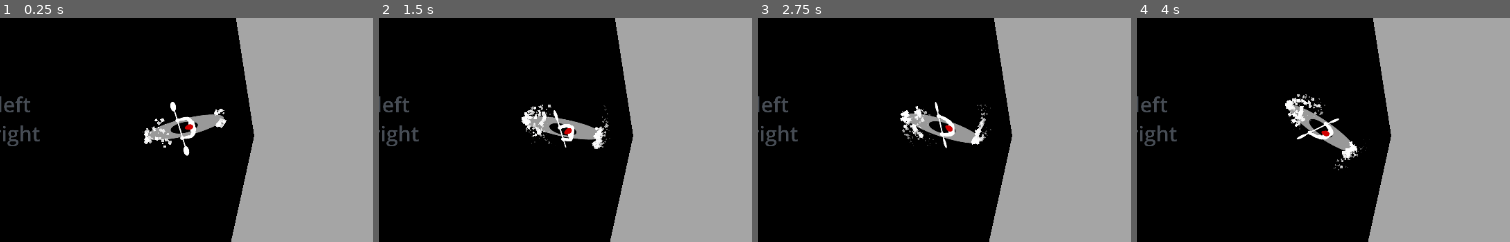
Above: before the commit, frames 1-4 (left to right).
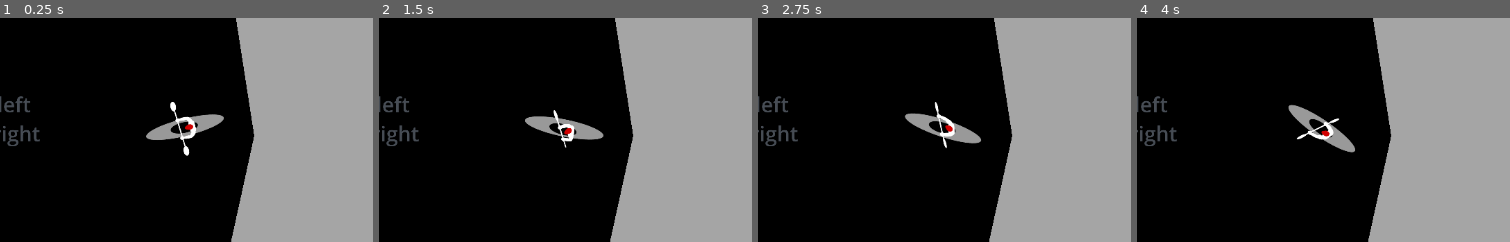
Above: after the commit, the same moments.

Repository: valentinlageard/kayak
Game: Godot game, scene res://main_scene.tscn
The game is run twice, just before and just after one commit, with the same random seed, the same clock (stepped at 60 frames per second) and the same inputs.
Inputs:
- Up to frame 1 (0.25 s): no input
- Up to frame 2 (1.5 s): hold E (break_right) 0.53-1.28 s; hold Q (break_left) from 1.28 s (still down)
- Up to frame 3 (2.75 s): release Q (break_left) at 2.03 s; hold E (break_right) from 2.03 s (still down)
- Up to frame 4 (4 s): release E (break_right) at 3.53 s; hold Q (break_left) from 3.53 s (still down)
The pictures show only the part of the screen within x 22-72%, y 26-76%; the shares and areas given below are measured in that part.

The runs differ from the first frame. In frame 1, 0.4% of the frame differs, in the area x 38-61%, y 40-59%; in frame 2, 0.8%; in frame 3, 0.8%; in frame 4, 0.8%, in the area x 39-62%, y 33-68%.

Commit message:
Revert "add particles from main branch"
This reverts commit 7f7c619f82fcf0ca4e4796343da56e425ef28997.

Diff:
--- a/main_character.tscn
+++ b/main_character.tscn
@@ -171,33 +171,7 @@
 &"paddle_right": SubResource("Animation_y5ku0")
 }
 
-[sub_resource type="Curve" id="Curve_uvl38"]
-_data = [Vector2(0, 1), 0.0, 0.0, 0, 0, Vector2(0.780632, 0.318813), 0.0, 0.0, 0, 0, Vector2(1, 0), 0.0, 0.0, 0, 0]
-point_count = 3
-
-[sub_resource type="Gradient" id="Gradient_2q423"]
-colors = PackedColorArray(1, 1, 1, 1, 1, 1, 1, 0)
-
-[sub_resource type="Gradient" id="Gradient_8yqgs"]
-offsets = PackedFloat32Array(0, 0.0151976)
-colors = PackedColorArray(1, 1, 1, 1, 1, 1, 1, 1)
-
-[sub_resource type="Gradient" id="Gradient_jw0ju"]
-colors = PackedColorArray(1, 1, 1, 1, 0.962985, 0.962985, 0.962985, 0)
-
-[sub_resource type="Gradient" id="Gradient_2v62t"]
-offsets = PackedFloat32Array(0, 0.0121581)
-colors = PackedColorArray(1, 1, 1, 1, 1, 1, 1, 1)
-
-[sub_resource type="Gradient" id="Gradient_wcpx6"]
-offsets = PackedFloat32Array(0, 0.0121581)
-colors = PackedColorArray(1, 1, 1, 1, 1, 1, 1, 1)
-
-[sub_resource type="Gradient" id="Gradient_u3evn"]
-offsets = PackedFloat32Array(0, 0.00303951)
-colors = PackedColorArray(1, 1, 1, 1, 1, 1, 1, 1)
-
-[node name="CharacterBody2D3" type="CharacterBody2D" groups=["player"]]
+[node name="CharacterBody2D2" type="CharacterBody2D" groups=["player"]]
 rotation = 1.5708
 collision_mask = 2
 motion_mode = 1
@@ -230,139 +204,3 @@
 texture = ExtResource("17_kg3iu")
 hframes = 4
 vframes = 5
-
-[node name="ParticlesFrontRight" type="CPUParticles2D" parent="."]
-position = Vector2(0.557224, -9.19589)
-amount = 60
-lifetime = 0.5
-speed_scale = 0.5
-lifetime_randomness = 0.4
-emission_shape = 1
-emission_sphere_radius = 1.0
-particle_flag_align_y = true
-direction = Vector2(0.5, 0.5)
-spread = 15.72
-gravity = Vector2(0, 0)
-initial_velocity_min = 10.0
-initial_velocity_max = 10.0
-angular_velocity_min = -40.0
-angular_velocity_max = 40.0
-damping_min = 8.571
-damping_max = 8.571
-scale_amount_min = 0.0
-scale_amount_curve = SubResource("Curve_uvl38")
-color_ramp = SubResource("Gradient_2q423")
-color_initial_ramp = SubResource("Gradient_8yqgs")
-
-[node name="ParticlesFrontLeft" type="CPUParticles2D" parent="."]
-position = Vector2(-0.316525, -9.24991)
-amount = 60
-lifetime = 0.5
-speed_scale = 0.5
-lifetime_randomness = 0.4
-emission_shape = 1
-emission_sphere_radius = 1.0
-particle_flag_align_y = true
-direction = Vector2(-0.5, 0.5)
-spread = 15.72
-gravity = Vector2(0, 0)
-initial_velocity_min = 10.0
-initial_velocity_max = 10.0
-angular_velocity_min = -40.0
-angular_velocity_max = 40.0
-damping_min = 8.571
-damping_max = 8.571
-scale_amount_min = 0.0
-scale_amount_curve = SubResource("Curve_uvl38")
-color_ramp = SubResource("Gradient_jw0ju")
-color_initial_ramp = SubResource("Gradient_2v62t")
-
-[node name="ParticlesBackLeft" type="CPUParticles2D" parent="."]
-position = Vector2(-0.828315, 8.59762)
-amount = 60
-lifetime = 0.5
-speed_scale = 0.5
-lifetime_randomness = 0.4
-emission_shape = 1
-emission_sphere_radius = 1.0
-particle_flag_align_y = true
-direction = Vector2(-0.5, 0.5)
-spread = 15.72
-gravity = Vector2(0, 0)
-initial_velocity_min = 10.0
-initial_velocity_max = 10.0
-angular_velocity_min = -40.0
-angular_velocity_max = 40.0
-damping_min = 8.571
-damping_max = 8.571
-scale_amount_min = 0.0
-scale_amount_curve = SubResource("Curve_uvl38")
-color_ramp = SubResource("Gradient_jw0ju")
-color_initial_ramp = SubResource("Gradient_wcpx6")
-
-[node name="ParticlesBackRight" type="CPUParticles2D" parent="."]
-position = Vector2(0.865218, 8.6589)
-amount = 60
-lifetime = 0.5
-speed_scale = 0.5
-emission_shape = 1
-emission_sphere_radius = 1.0
-particle_flag_align_y = true
-direction = Vector2(0.5, 0.5)
-spread = 15.72
-gravity = Vector2(0, 0)
-initial_velocity_min = 10.0
-initial_velocity_max = 10.0
-angular_velocity_min = -40.0
-angular_velocity_max = 40.0
-damping_min = 8.571
-damping_max = 8.571
-scale_amount_min = 0.0
-scale_amount_curve = SubResource("Curve_uvl38")
-color_ramp = SubResource("Gradient_2q423")
-color_initial_ramp = SubResource("Gradient_u3evn")
-
-[node name="ParticlesMiddleLeft" type="CPUParticles2D" parent="."]
-position = Vector2(-1.66213, -6.2908)
-amount = 60
-lifetime = 0.5
-speed_scale = 0.5
-lifetime_randomness = 0.4
-emission_shape = 1
-emission_sphere_radius = 2.0
-particle_flag_align_y = true
-direction = Vector2(-0.2, 0.5)
-spread = 15.72
-gravity = Vector2(0, 0)
-initial_velocity_min = 10.0
-initial_velocity_max = 10.0
-angular_velocity_min = -40.0
-angular_velocity_max = 40.0
-damping_min = 8.571
-damping_max = 8.571
-scale_amount_min = 0.0
-scale_amount_curve = SubResource("Curve_uvl38")
-color_ramp = SubResource("Gradient_jw0ju")
-color_initial_ramp = SubResource("Gradient_wcpx6")
-
-[node name="ParticlesMiddleRight" type="CPUParticles2D" parent="."]
-position = Vector2(1.67984, -6.34396)
-amount = 60
-lifetime = 0.5
-speed_scale = 0.5
-emission_shape = 1
-emission_sphere_radius = 2.0
-particle_flag_align_y = true
-direction = Vector2(0.2, 0.5)
-spread = 15.72
-gravity = Vector2(0, 0)
-initial_velocity_min = 10.0
-initial_velocity_max = 10.0
-angular_velocity_min = -40.0
-angular_velocity_max = 40.0
-damping_min = 8.571
-damping_max = 8.571
-scale_amount_min = 0.0
-scale_amount_curve = SubResource("Curve_uvl38")
-color_ramp = SubResource("Gradient_2q423")
-color_initial_ramp = SubResource("Gradient_u3evn")
Not shown: 1 places in main_character.tscn that only renumber resources
